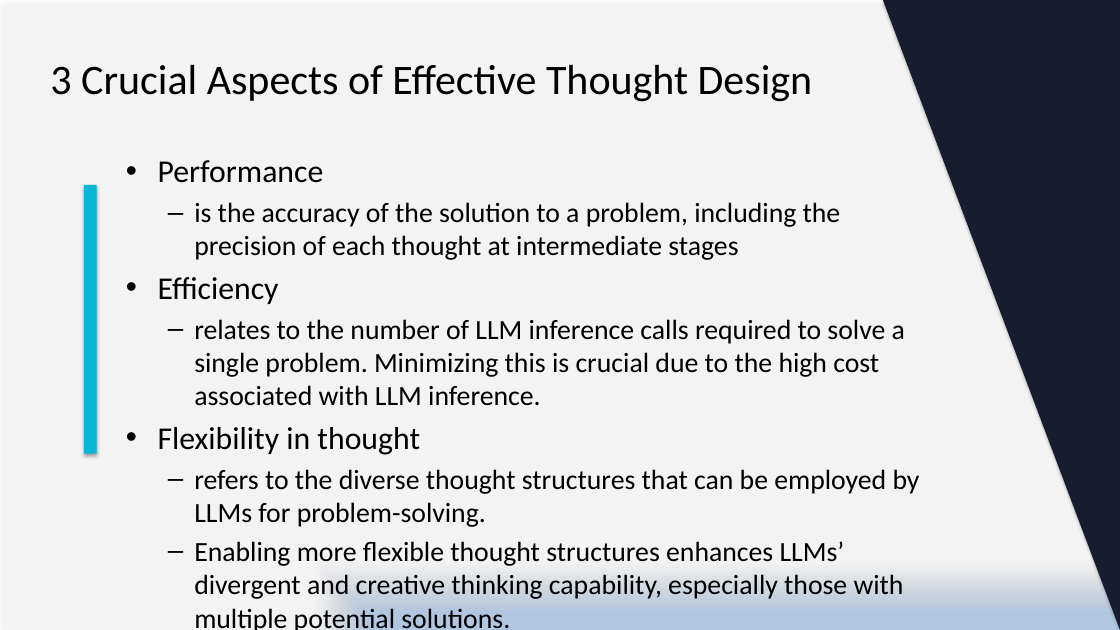
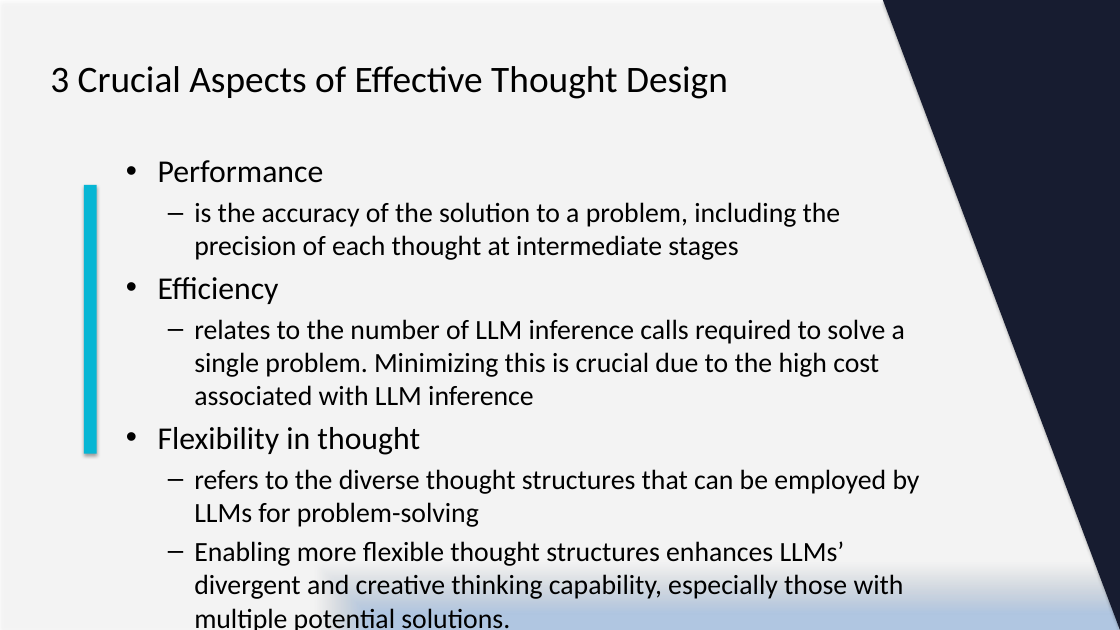
Before and after one commit to kafeiaulait-gif/HI-634-Assignment_2, a slide deck: slide 5 of slide_deck/Everything_of_Thoughts_Dynamic_Final.pptx (slide 3 before the commit). Drawn at 1120x630 pixels with LibreOffice and Linux fonts; fonts in the diff are those of the drawing. Boxes give left, top, right and bottom in pixels: in the first picture for what was removed or moved away, otherwise in the second. Text is boxed around its words. In the diff, an @@ line names an element or a change of style, - is before the commit and + after.

```diff
--- a/slide_deck/Everything_of_Thoughts_Dynamic_Final.pptx
+++ b/slide_deck/Everything_of_Thoughts_Dynamic_Final.pptx
@@ title "3 Crucial Aspects of Effective ..." at box(50, 66, 728, 99): size 36 to 32 pt @@
@@ text at box(194, 319, 905, 406): text changed @@
-  – relates to the number of LLM inference calls required to solve a single problem. Minimizing this is crucial due to the high cost associated with LLM inference.
+  – relates to the number of LLM inference calls required to solve a single problem. Minimizing this is crucial due to the high cost associated with LLM inference
@@ text at box(194, 469, 920, 527): text changed @@
-  – refers to the diverse thought structures that can be employed by LLMs for problem-solving.
+  – refers to the diverse thought structures that can be employed by LLMs for problem-solving
```
Also in this commit, not shown: 5 other slides changed, 14 slides added, 1 slide removed, 10 other files.
